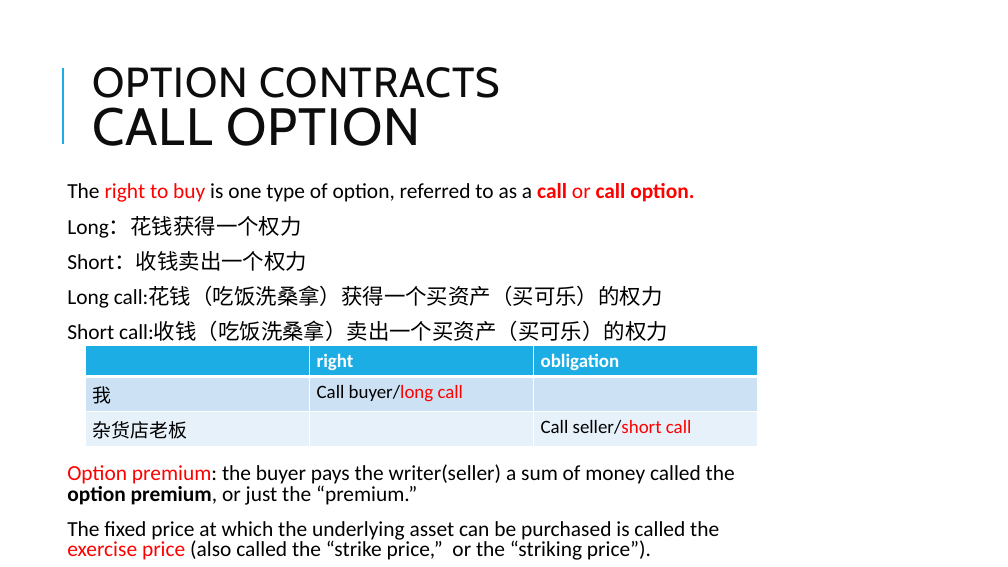
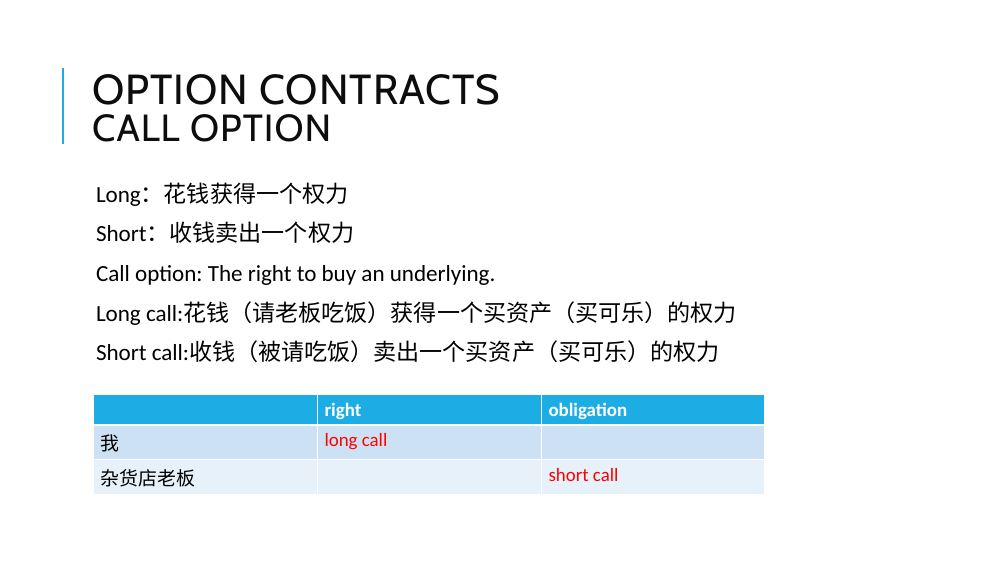
Before and after one commit to Isco0530/data, a slide deck: slide 27 of Derivatives.pptx. Drawn at 1008x567 pixels with LibreOffice and Linux fonts; fonts in the diff are those of the drawing. Boxes give left, top, right and bottom in pixels: in the first picture for what was removed or moved away, otherwise in the second. Text is boxed around its words. In the diff, an @@ line names an element or a change of style, - is before the commit and + after.

```diff
--- a/Derivatives.pptx
+++ b/Derivatives.pptx
@@ title "OPTION CONTRACTS CALL OPTION" at (92, 74, 501, 142): size 50 to 36 pt in "CALL OPTION" @@
@@ text "Long：花钱获得一个权力": place and size @@
-text "Long：花钱获得一个权力" at (67, 183, 735, 560)
+text "Long：花钱获得一个权力" at (96, 182, 737, 362)
@@ text at (67, 183, 694, 202): paragraph removed @@
-  The right to buy is one type of option, referred to as a call or call option.
@@ text at (96, 182, 354, 243): size 20.4 to 22 pt in "Long：花钱获得一个权力", "Short：收钱卖出一个权力"; line spacing 0.8 to 0.9 @@
@@ text at (96, 265, 737, 362): text changed; size 20.4 to 22 pt @@
-  Long call:花钱（吃饭洗桑拿）获得一个买资产（买可乐）的权力
-  Short call:收钱（吃饭洗桑拿）卖出一个买资产（买可乐）的权力
-  Option premium: the buyer pays the writer(seller) a sum of money called the option premium, or just the “premium.”
-  The fixed price at which the underlying asset can be purchased is called the exercise price (also called the “strike price,” or the “striking price”).
+  Call option: The right to buy an underlying.
+  Long call:花钱（请老板吃饭）获得一个买资产（买可乐）的权力
+  Short call:收钱（被请吃饭）卖出一个买资产（买可乐）的权力
@@ table at (93, 394, 765, 491) @@
-row 2, column 2: Call buyer/long call
+row 2, column 2: long call
-row 3, column 3: Call seller/short call
+row 3, column 3: short call
@@ table: place and size @@
-table at (85, 346, 757, 443)
+table at (93, 394, 765, 491)
```
Also in this commit, not shown: 11 other slides changed, 2 slides added.
